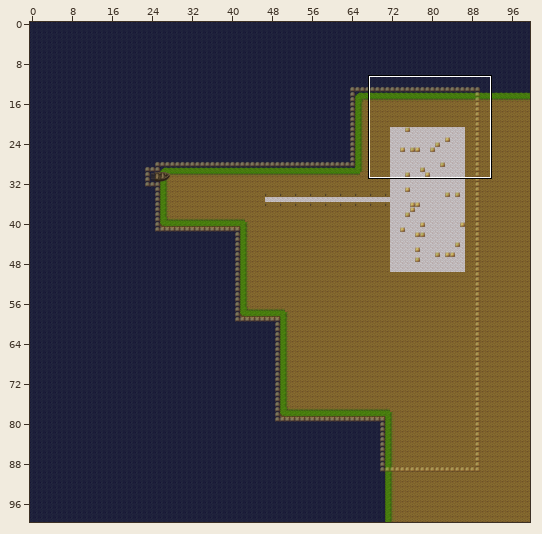
An edit to a level. Tiled map, maps/map2.tmx. Above: a wide view before the commit, with the close-up outlined.
Close-up. Before the edit:
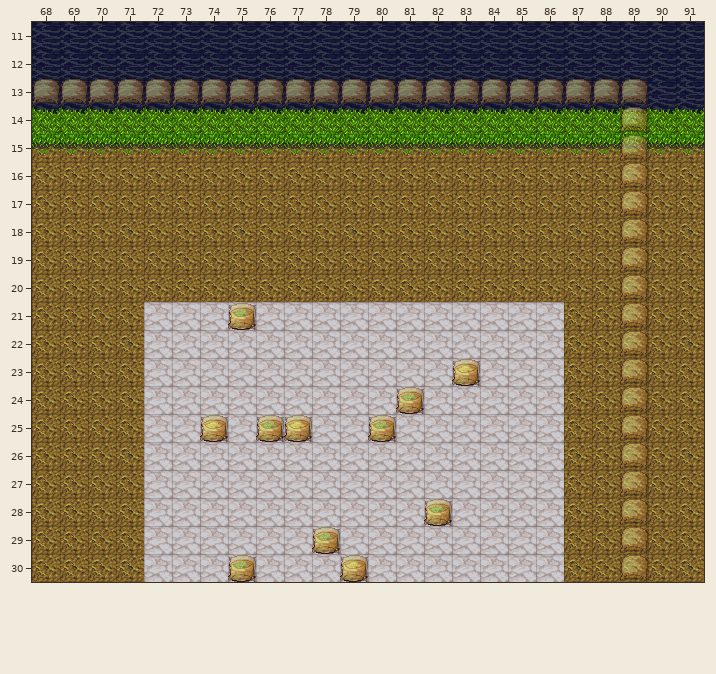
Cells are 32x32 px. Shown: x 68..91, y 11..30. The commit also changed other parts of the map, which this record leaves out.
New version:
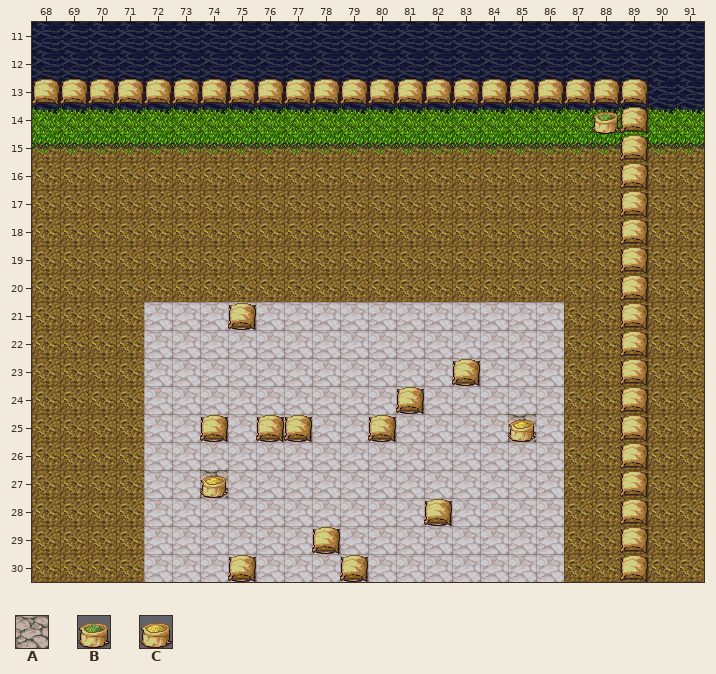
Key: from "PathAndObjects": A 17, B 167, C 168.
_ is an empty cell.
Tiles of an added or newly shown layer are drawn over the layers below it.
Difference:
layer "collision" opacity 52% -> 100%
Layer "item 2":
y 25: x 85 _ -> A
y 27: x 74 _ -> A
Layer "collectables" (added):
y 14: x 88 _ -> B
y 25: x 85 _ -> C
y 27: x 74 _ -> C
